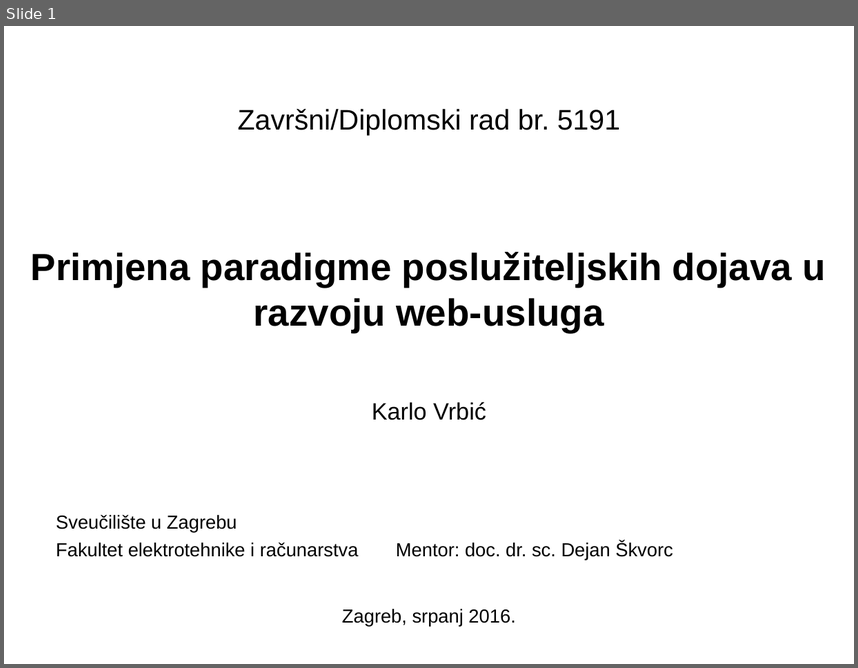
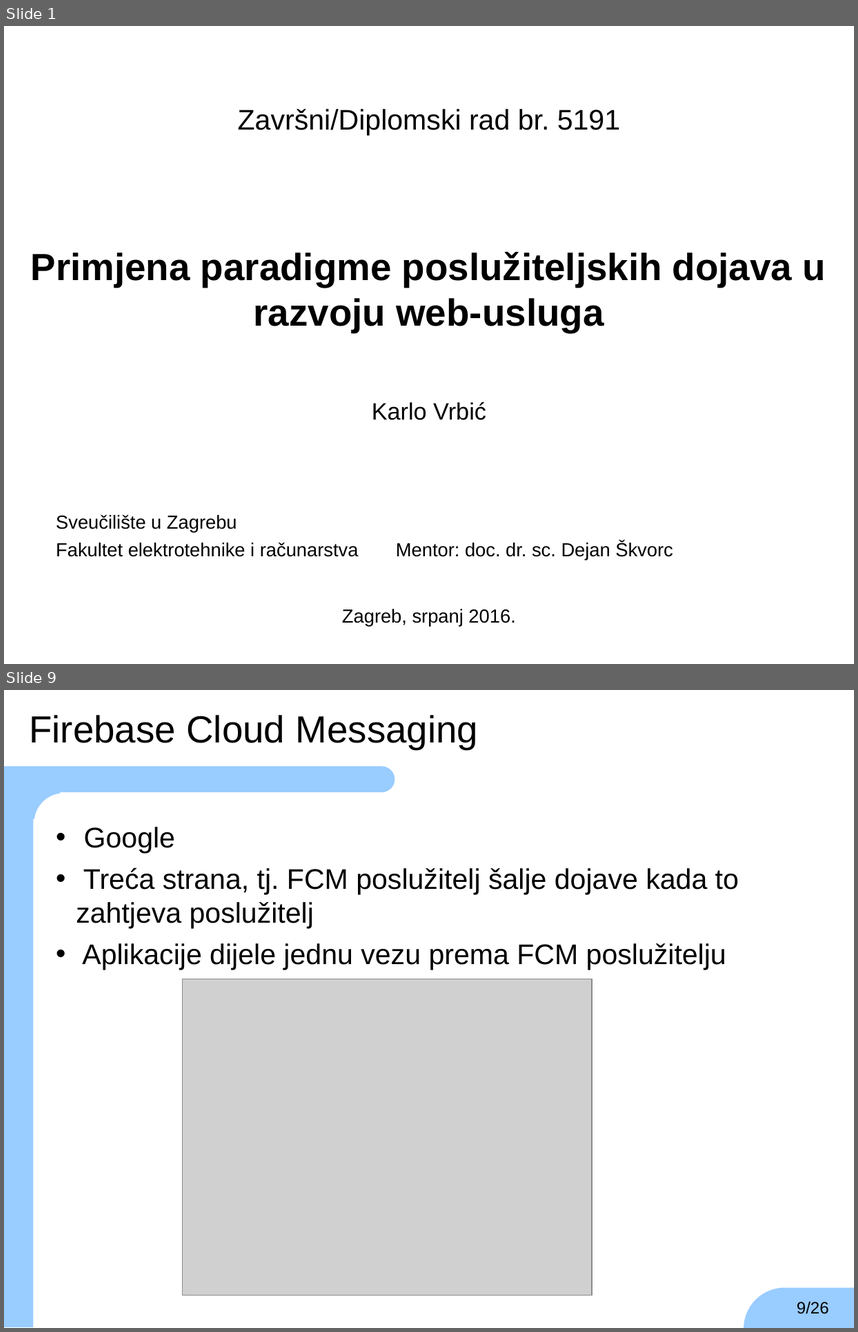
Before and after one commit to TheKarlo95/ZavrsniRad, a slide deck: zr-prezentacija-karlo-vrbic.ppt. Shown one above the other, each under a label of ours: slide 1 before the commit, slides 1 and 9 after it; the slides between them are not shown. The pictures are 858x668 and 858x1332 pixels, drawn with LibreOffice and Linux fonts; fonts in the diff are those of the drawing; grey boxes stand for pictures; background and template pictures are left out. Boxes give left, top, right and bottom in pixels: in the first picture for what was removed or moved away, otherwise in the second. Text is boxed around its words. In the diff, an @@ line names an element or a change of style, - is before the commit and + after.

```diff
--- a/zr-prezentacija-karlo-vrbic.ppt
+++ b/zr-prezentacija-karlo-vrbic.ppt
@@ slide 9 added at bbox=[4, 690, 854, 1328], background #FFFFFF @@
@@ rectangle added at bbox=[704, 697, 847, 1063], fill #FFFFFF at 70% opacity, outline #FFFFFF 0.74 pt @@
@@ text added at bbox=[29, 715, 479, 749], 32 pt, text #000000 @@
+Firebase Cloud Messaging
@@ group added at bbox=[4, 767, 854, 1328]: 2 rounded rectangles, 2 rectangles, 1 ellipse @@
@@ text added at bbox=[76, 827, 739, 969], 24 pt, text #000000 @@
+• Google
+• Treća strana, tj. FCM poslužitelj šalje dojave kada to zahtjeva poslužitelj
+• Aplikacije dijele jednu vezu prema FCM poslužitelju
@@ picture added at bbox=[183, 979, 593, 1294] @@
@@ page number added at bbox=[797, 1301, 829, 1314], 14 pt, text #000000 @@
+9/26
```
Also in this commit, not shown: 5 slides changed, 3 slides removed, 4 other files.
